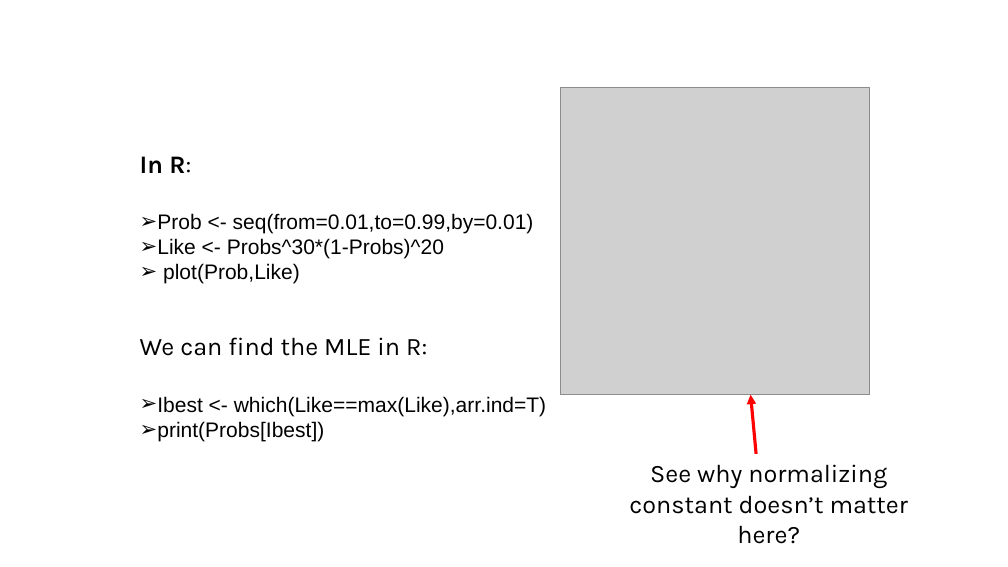
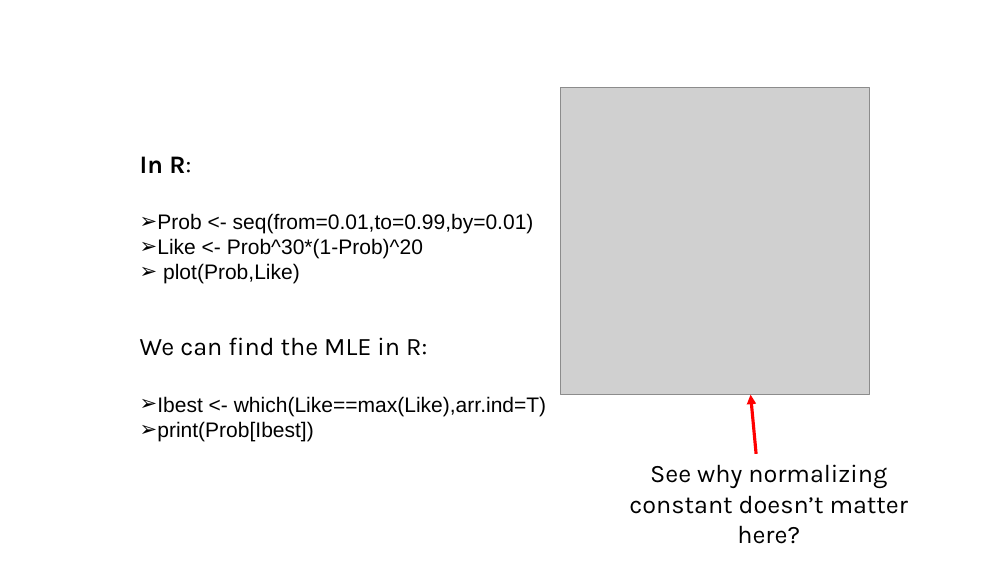
Before and after one commit to taaltree/FW536, a slide deck: slide 13 of Day4_Likelihood_BayesI/FW536_Day4_Morning_maximum likelihod.pptx. Drawn at 1008x567 pixels with LibreOffice and Linux fonts; fonts in the diff are those of the drawing; grey boxes stand for pictures. Boxes give left, top, right and bottom in pixels: in the first picture for what was removed or moved away, otherwise in the second. Text is boxed around its words. In the diff, an @@ line names an element or a change of style, - is before the commit and + after.

```diff
--- a/Day4_Likelihood_BayesI/FW536_Day4_Morning_maximum likelihod.pptx
+++ b/Day4_Likelihood_BayesI/FW536_Day4_Morning_maximum likelihod.pptx
@@ text at <box>157,238,423,259</box>: text changed @@
-➢ Like <- Probs^30*(1-Probs)^20
+➢ Like <- Prob^30*(1-Prob)^20
@@ text at <box>157,421,313,441</box>: text changed @@
-➢ print(Probs[Ibest])
+➢ print(Prob[Ibest])
```
Also in this commit, not shown: 1 other slide changed, 8 other files.
